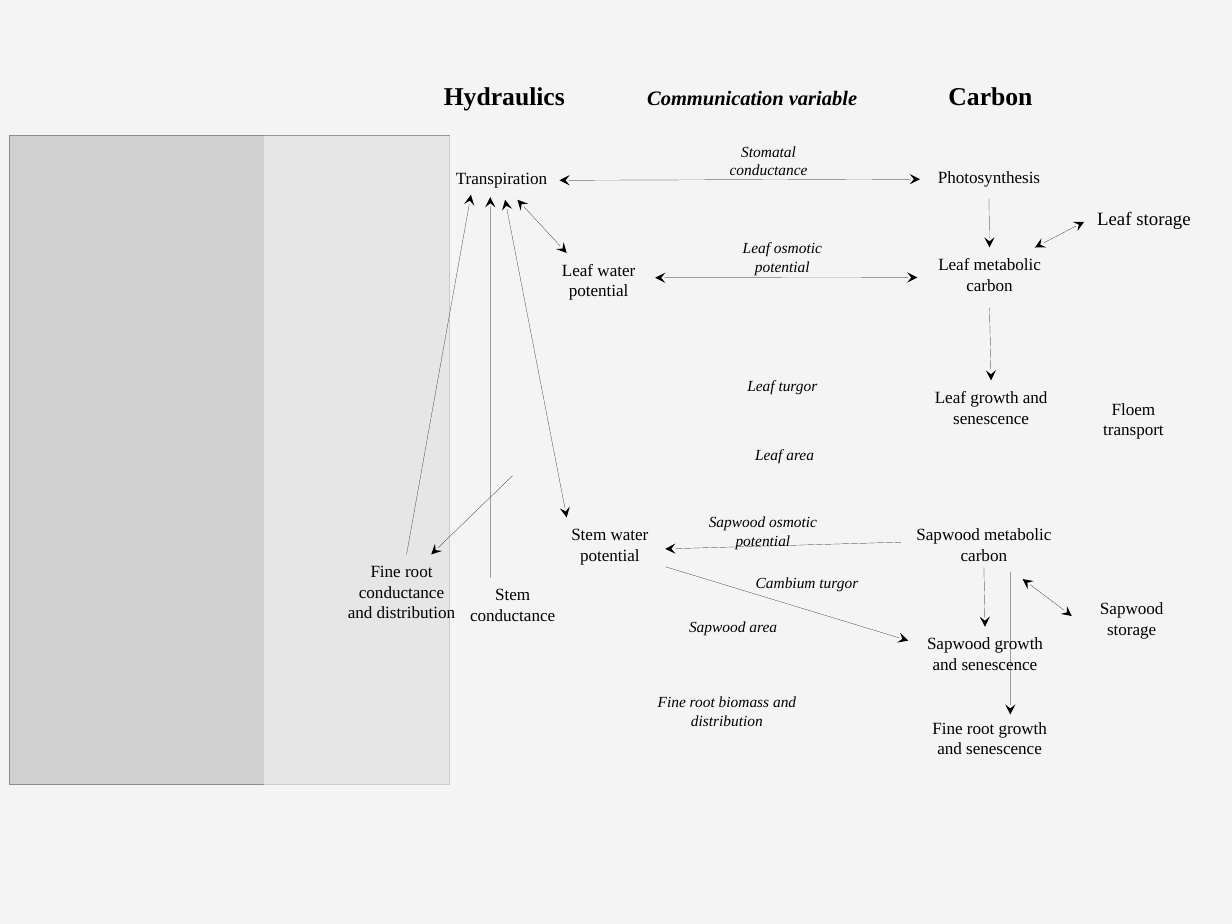
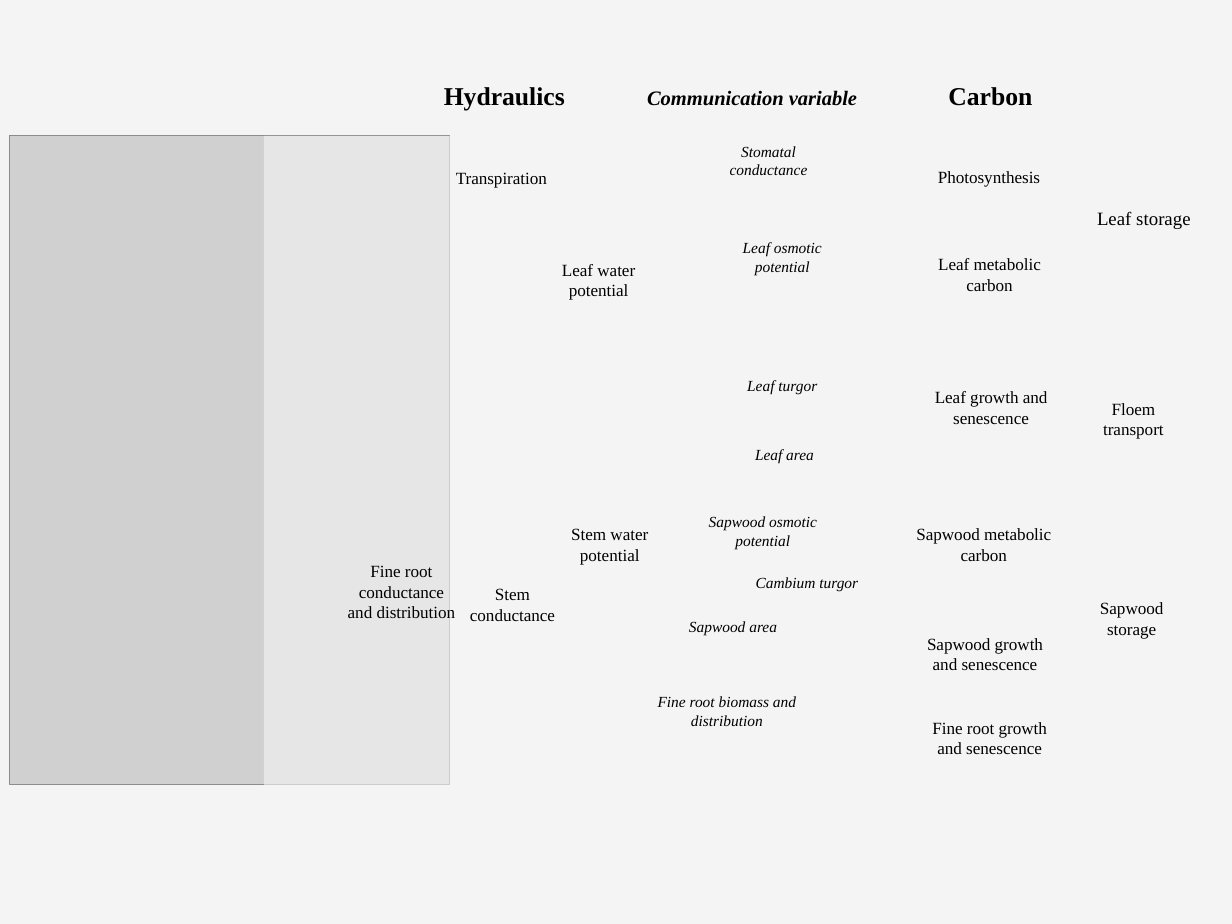
Before and after one commit to emf-creaf/medfatebook, a slide deck: slide 8 of Hydraulics.pptx. Drawn at 1232x924 pixels with LibreOffice and Linux fonts; fonts in the diff are those of the drawing; grey boxes stand for pictures. Boxes give left, top, right and bottom in pixels: in the first picture for what was removed or moved away, otherwise in the second. Text is boxed around its words. In the diff, an @@ line names an element or a change of style, - is before the commit and + after.

```diff
--- a/Hydraulics.pptx
+++ b/Hydraulics.pptx
@@ freeform shape removed at [559, 179, 920, 180] @@
@@ arrow removed from (407, 554) to (471, 195) @@
@@ arrow removed from (490, 578) to (490, 197) @@
@@ double arrow removed from (567, 517) to (505, 200) @@
@@ double arrow removed from (567, 253) to (517, 200) @@
@@ freeform shape removed at [989, 198, 989, 248] @@
@@ double arrow removed from (1035, 248) to (1084, 222) @@
@@ freeform shape removed at [655, 277, 918, 277] @@
@@ freeform shape removed at [989, 308, 991, 381] @@
@@ arrow removed from (513, 476) to (431, 554) @@
@@ arrow removed from (665, 567) to (908, 641) @@
@@ freeform shape removed at [665, 542, 901, 548] @@
@@ freeform shape removed at [984, 568, 986, 627] @@
@@ arrow removed from (1010, 572) to (1010, 715) @@
@@ double arrow removed from (1023, 579) to (1072, 616) @@
```
Also in this commit, not shown: 7 other slides changed, 4 other files.
